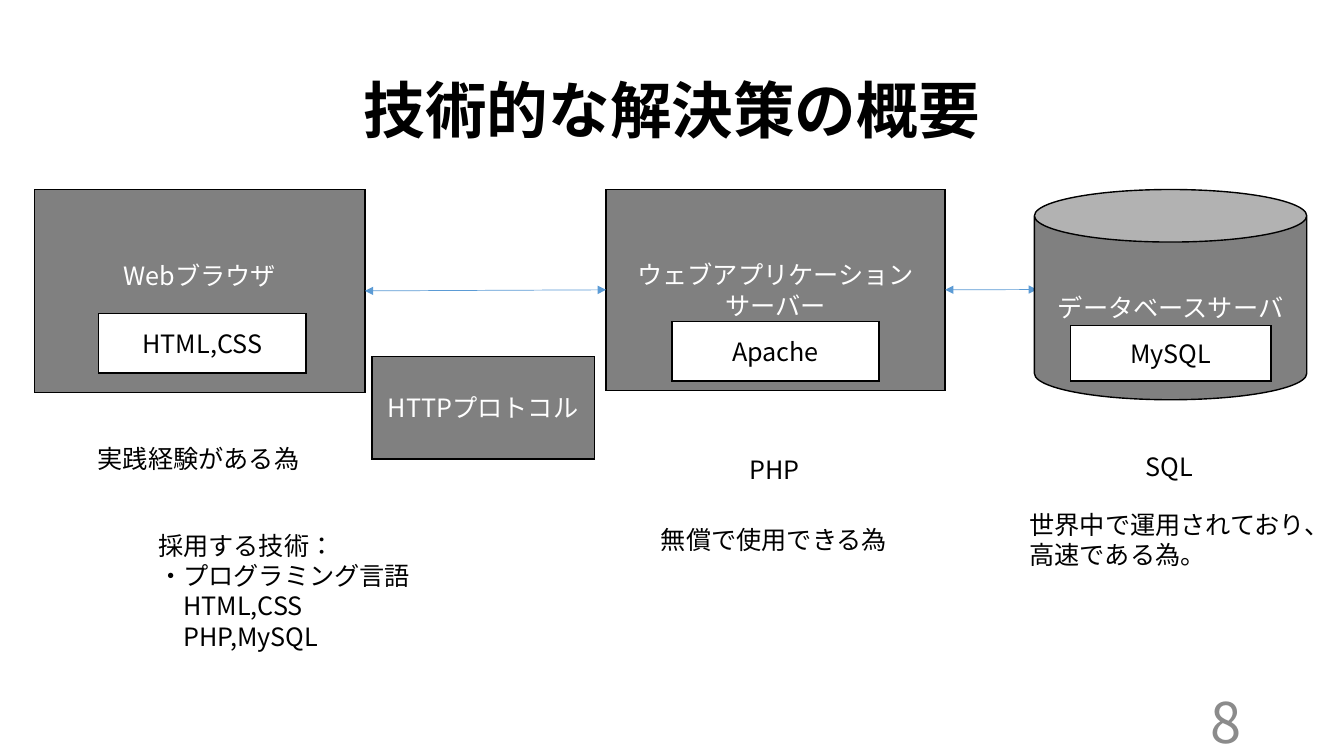
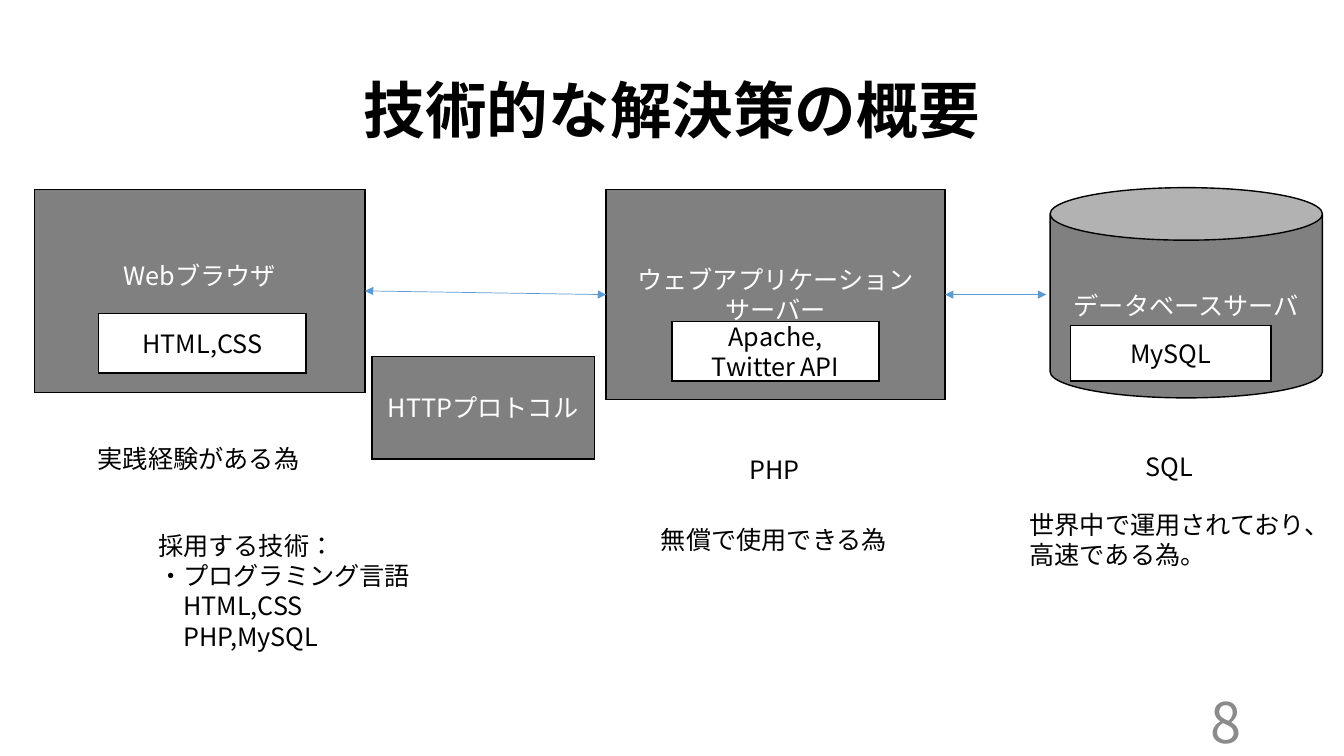
Before and after one commit to kazukiyoshida96/PM-, a slide deck: slide 8 of インセプションデッキ矢吹研A班.pptx. Drawn at 1344x756 pixels with LibreOffice and Linux fonts; fonts in the diff are those of the drawing. Boxes give left, top, right and bottom in pixels: in the first picture for what was removed or moved away, otherwise in the second. Text is boxed around its words. In the diff, an @@ line names an element or a change of style, - is before the commit and + after.

```diff
--- a/インセプションデッキ矢吹研A班.pptx
+++ b/インセプションデッキ矢吹研A班.pptx
@@ rectangle "ウェブアプリケーションサーバー": place and size @@
-rectangle "ウェブアプリケーションサーバー" at <box>606,190,945,390</box>
+rectangle "ウェブアプリケーションサーバー" at <box>606,190,945,400</box>
@@ cylinder "データベースサーバ": place and size @@
-cylinder "データベースサーバ" at <box>1034,190,1307,400</box>
+cylinder "データベースサーバ" at <box>1051,188,1323,398</box>
@@ double arrow moved from (365, 291) - (606, 290) to (365, 291) - (606, 294) @@
@@ double arrow moved from (946, 290) - (1037, 289) to (946, 294) - (1047, 294) @@
@@ text in rectangle at <box>712,320,840,382</box>: text changed @@
-Apache
+Apache,
+Twitter API
```
Also in this commit, not shown: 6 other files.
